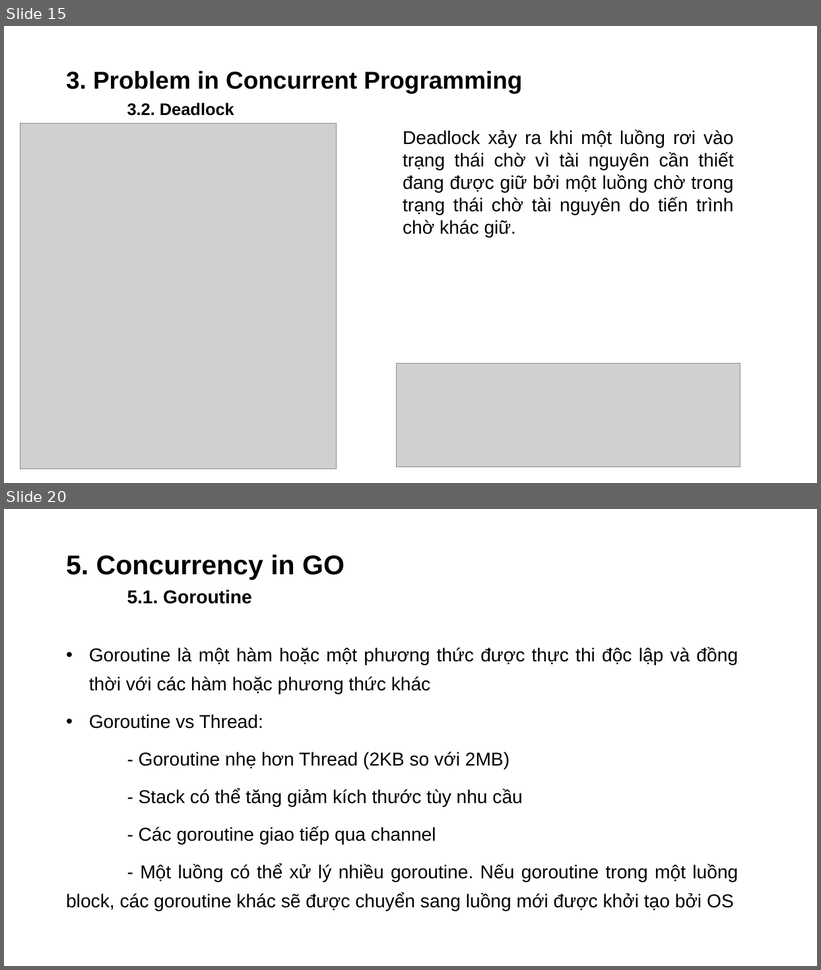
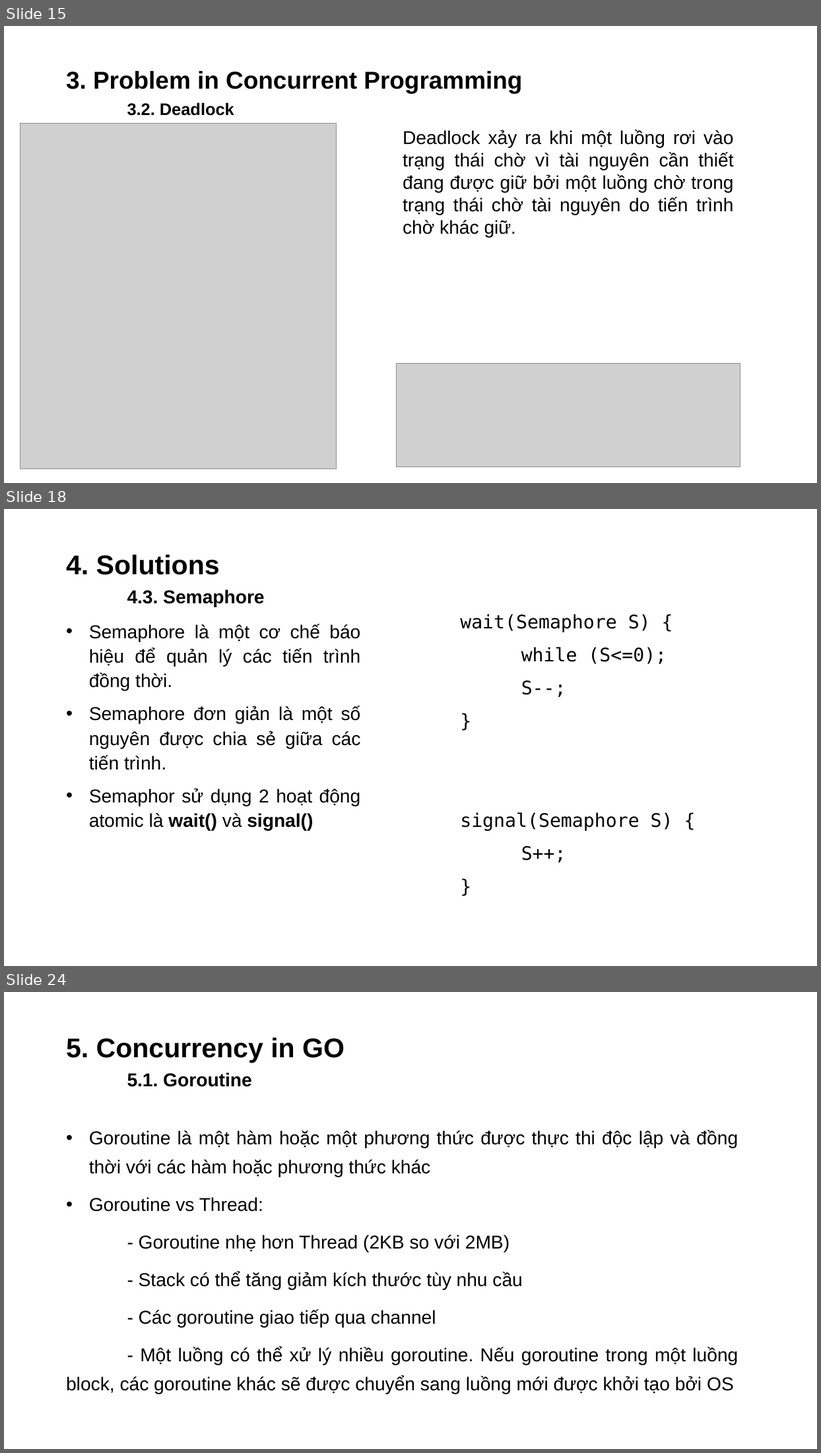
Before and after one commit to dangnm9699/Learn-Golang, a slide deck: Problem and Solution in Concurrency.pptx. Shown one above the other, each under a label of ours: slides 15 and 20 before the commit, slides 15, 18 and 24 after it; the slides between them are not shown. The pictures are 821x970 and 821x1453 pixels, drawn with LibreOffice and Linux fonts; fonts in the diff are those of the drawing; grey boxes stand for pictures. Boxes give left, top, right and bottom in pixels: in the first picture for what was removed or moved away, otherwise in the second. Text is boxed around its words. In the diff, an @@ line names an element or a change of style, - is before the commit and + after.

```diff
--- a/Problem and Solution in Concurrency.pptx
+++ b/Problem and Solution in Concurrency.pptx
@@ slide 18 added at box(4, 509, 817, 966), background #FFFFFF @@
@@ title added at box(66, 555, 264, 607), 22 pt, text #000000, bold @@
+4. Solutions
+4.3. Semaphore
@@ text added at box(89, 624, 361, 831), 22 pt, text #000000 @@
+• Semaphore là một cơ chế báo hiệu để quản lý các tiến trình đồng thời.
+• Semaphore đơn giản là một số nguyên được chia sẻ giữa các tiến trình.
+• Semaphor sử dụng 2 hoạt động atomic là wait() và signal()
@@ text added at box(460, 614, 673, 863), 22 pt, text #000000 @@
+wait(Semaphore S) {
+while (S<=0);
+S--;
+}
+signal(Semaphore S) {
+S++;
+}
@@ what was slide 20 is now slide 24 @@
```
Also in this commit, not shown: 7 slides changed, 18 other slides added, 6 slides removed, 1 other file.
